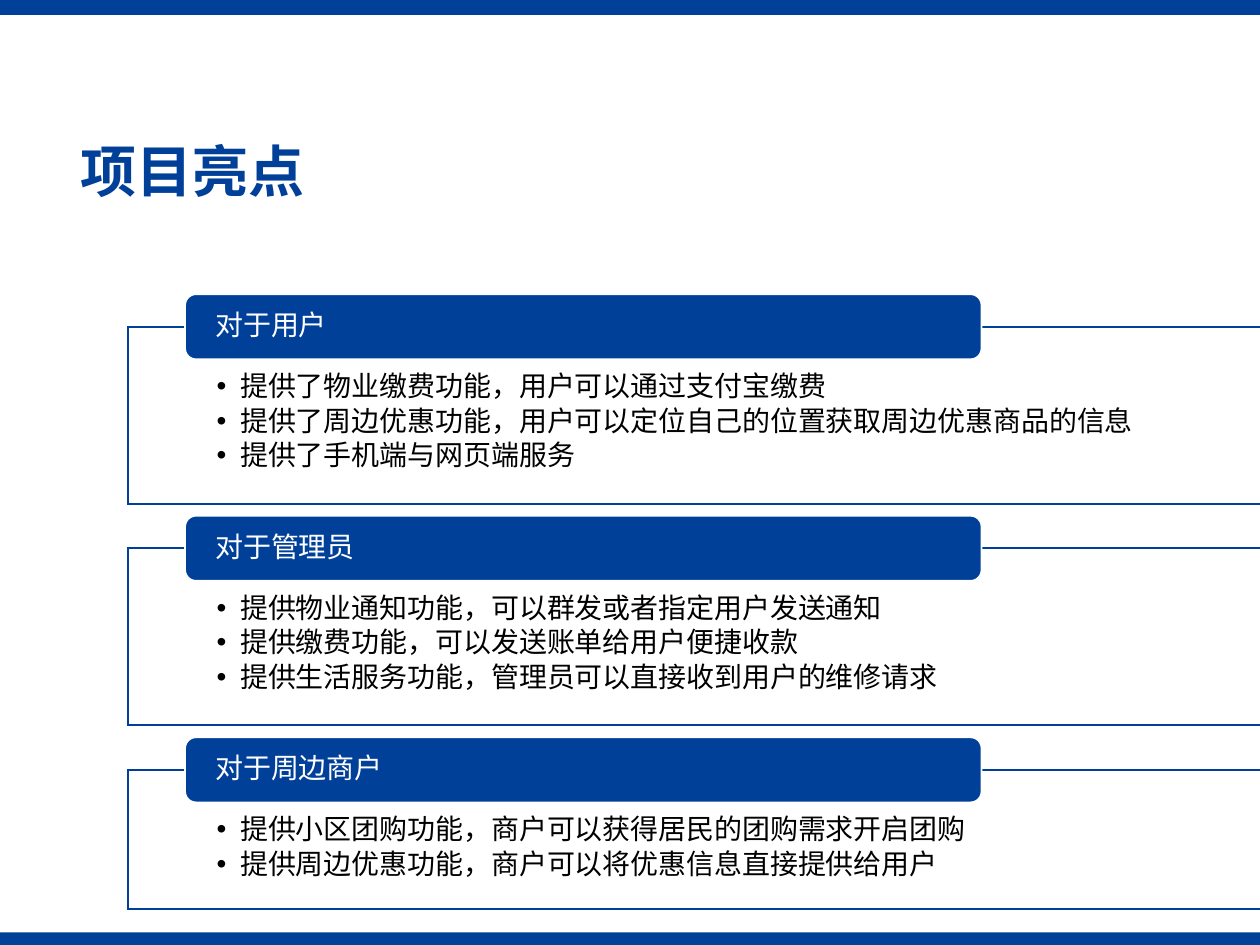
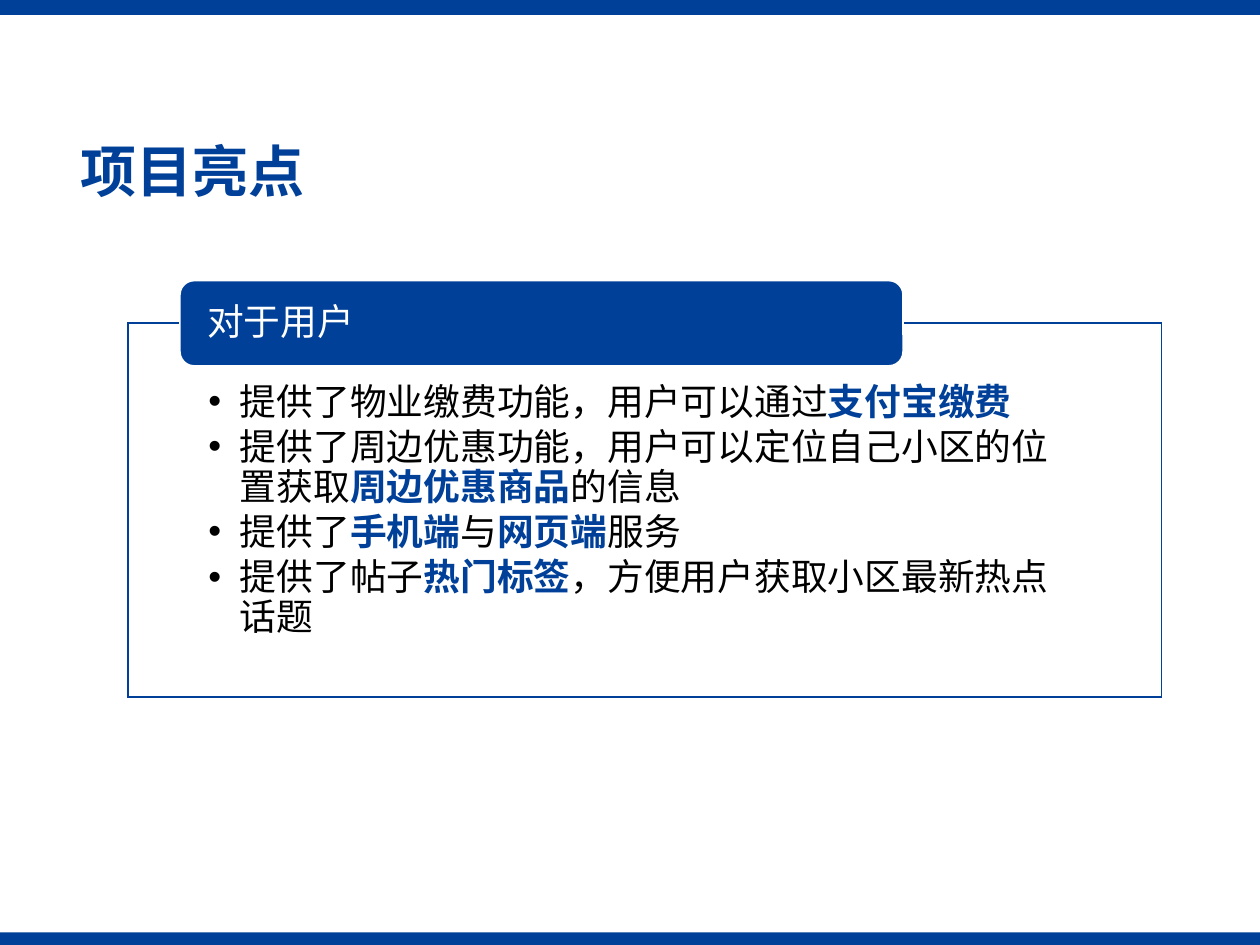
Before and after one commit to LLL4040/E-Life, a slide deck: slide 10 of doc/第二次迭代答辩.pptx. Drawn at 1260x945 pixels with LibreOffice and Linux fonts; fonts in the diff are those of the drawing; background and template pictures are left out. Boxes give left, top, right and bottom in pixels: in the first picture for what was removed or moved away, otherwise in the second. Text is boxed around its words. In the diff, an @@ line names an element or a change of style, - is before the commit and + after.

```diff
--- a/doc/第二次迭代答辩.pptx
+++ b/doc/第二次迭代答辩.pptx
@@ text "对于用户" moved from (x1=215, y1=311, x2=327, y2=338) to (x1=207, y1=304, x2=354, y2=338) @@
@@ text "对于用户" at (x1=207, y1=304, x2=354, y2=338): size 16 to 21 pt; more space between paragraphs @@
@@ rounded rectangle resized from (x1=185, y1=295, x2=982, y2=360) to (x1=180, y1=281, x2=903, y2=367) @@
@@ rectangle resized from (x1=129, y1=326, x2=1260, y2=504) to (x1=129, y1=324, x2=1162, y2=698) @@
@@ text at (x1=240, y1=383, x2=1012, y2=549): size 16 to 21 pt, text colour #000000 to #004098, bold on in "提供了物业缴费功能，用户可以通过支付宝缴费", "提供了手机端与网页端服务"; indent changed @@
@@ text at (x1=240, y1=429, x2=1049, y2=504): text changed; size 16 to 21 pt @@
-  •• 提供了周边优惠功能，用户可以定位自己的位置获取周边优惠商品的信息
+  •• 提供了周边优惠功能，用户可以定位自己小区的位置获取周边优惠商品的信息
@@ text at (x1=240, y1=558, x2=1049, y2=633): paragraph added @@
+  •• 提供了帖子热门标签，方便用户获取小区最新热点话题
@@ group removed at (x1=129, y1=515, x2=1260, y2=908): 4 texts, 2 rectangles, 2 rounded rectangles @@
-  •• 提供物业通知功能，可以群发或者指定用户发送通知
-  •• 提供缴费功能，可以发送账单给用户便捷收款
-  •• 提供生活服务功能，管理员可以直接收到用户的维修请求
-对于管理员
-  •• 提供小区团购功能，商户可以获得居民的团购需求开启团购
-  •• 提供周边优惠功能，商户可以将优惠信息直接提供给用户
-对于周边商户
```
Also in this commit, not shown: 3 other slides changed, 6 other files.
